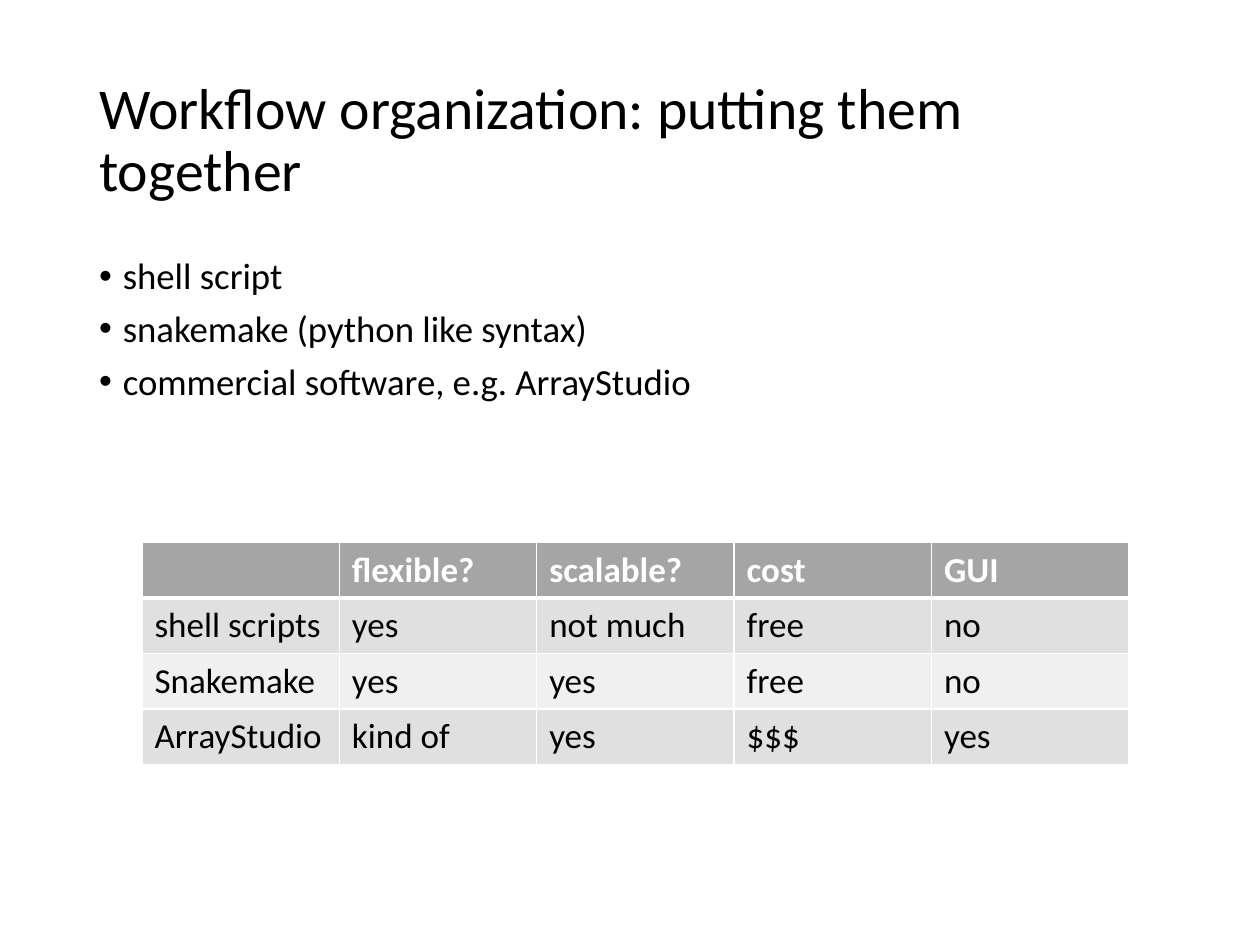
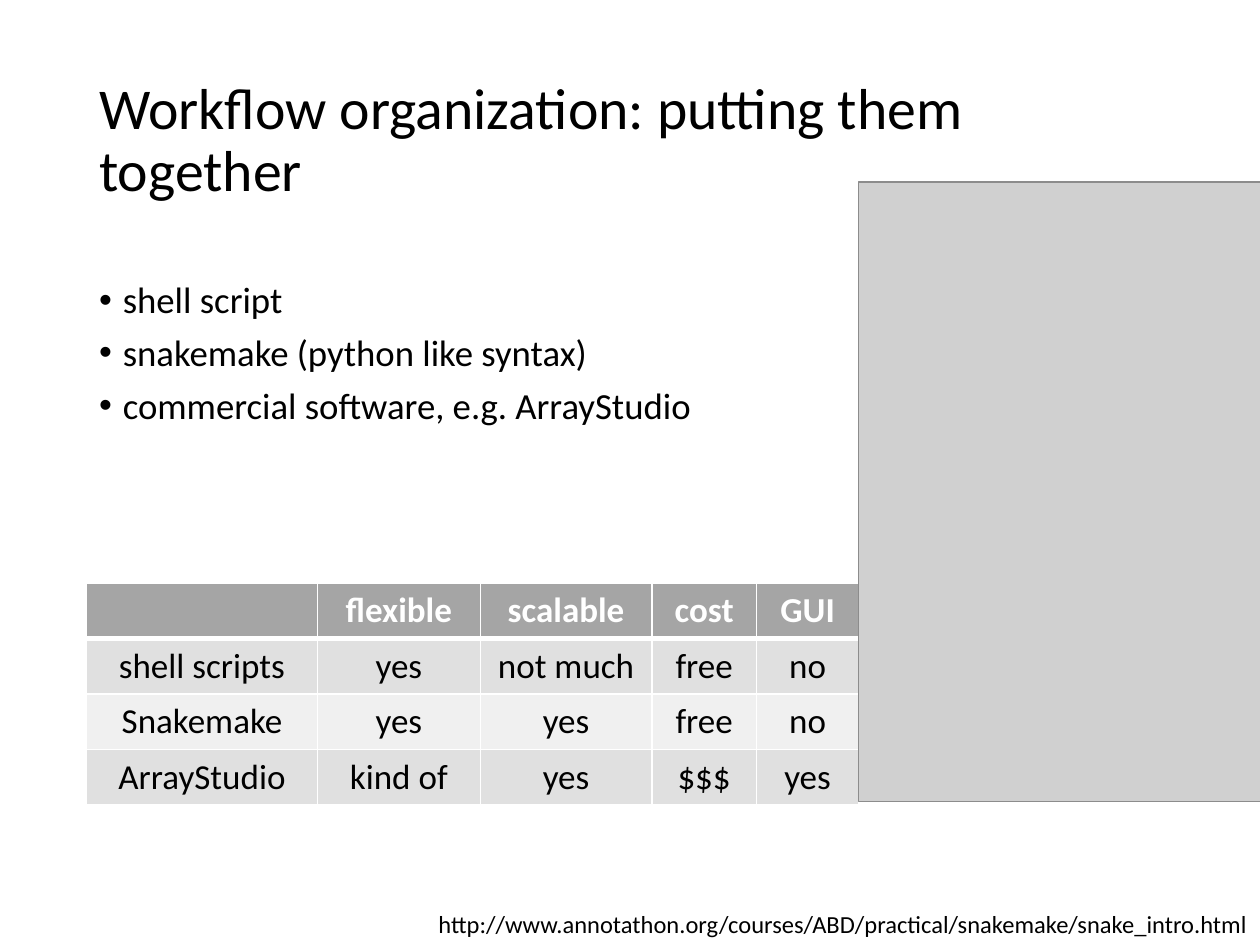
Before and after one commit to Yue-Jiang/achems, a slide deck: slide 13 of rna-seq workshop.pptx (slide 8 before the commit). Drawn at 1260x945 pixels with LibreOffice and Linux fonts; fonts in the diff are those of the drawing; grey boxes stand for pictures. Boxes give left, top, right and bottom in pixels: in the first picture for what was removed or moved away, otherwise in the second. Text is boxed around its words. In the diff, an @@ line names an element or a change of style, - is before the commit and + after.

```diff
--- a/rna-seq workshop.pptx
+++ b/rna-seq workshop.pptx
@@ picture added at [859,181,1260,801] @@
@@ text "shell script": place and size @@
-text "shell script" at [123,263,690,402]
+text "shell script" at [123,287,690,426]
@@ table at [87,583,858,801] @@
-row 1, column 2: flexible?
+row 1, column 2: flexible
-row 1, column 3: scalable?
+row 1, column 3: scalable
@@ alignment left to centre @@
@@ table: place and size @@
-table at [142,543,1131,761]
+table at [87,583,858,801]
@@ text added at [438,916,1246,938], 14 pt, text #000000 @@
+http://www.annotathon.org/courses/ABD/practical/snakemake/snake_intro.html
```
Also in this commit, not shown: 4 other slides changed, 6 slides added.
